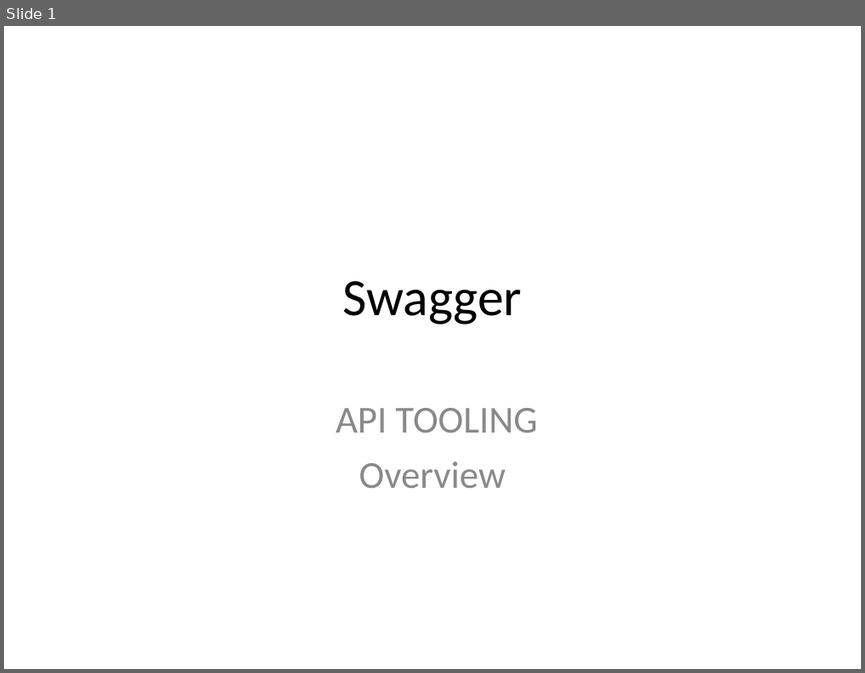
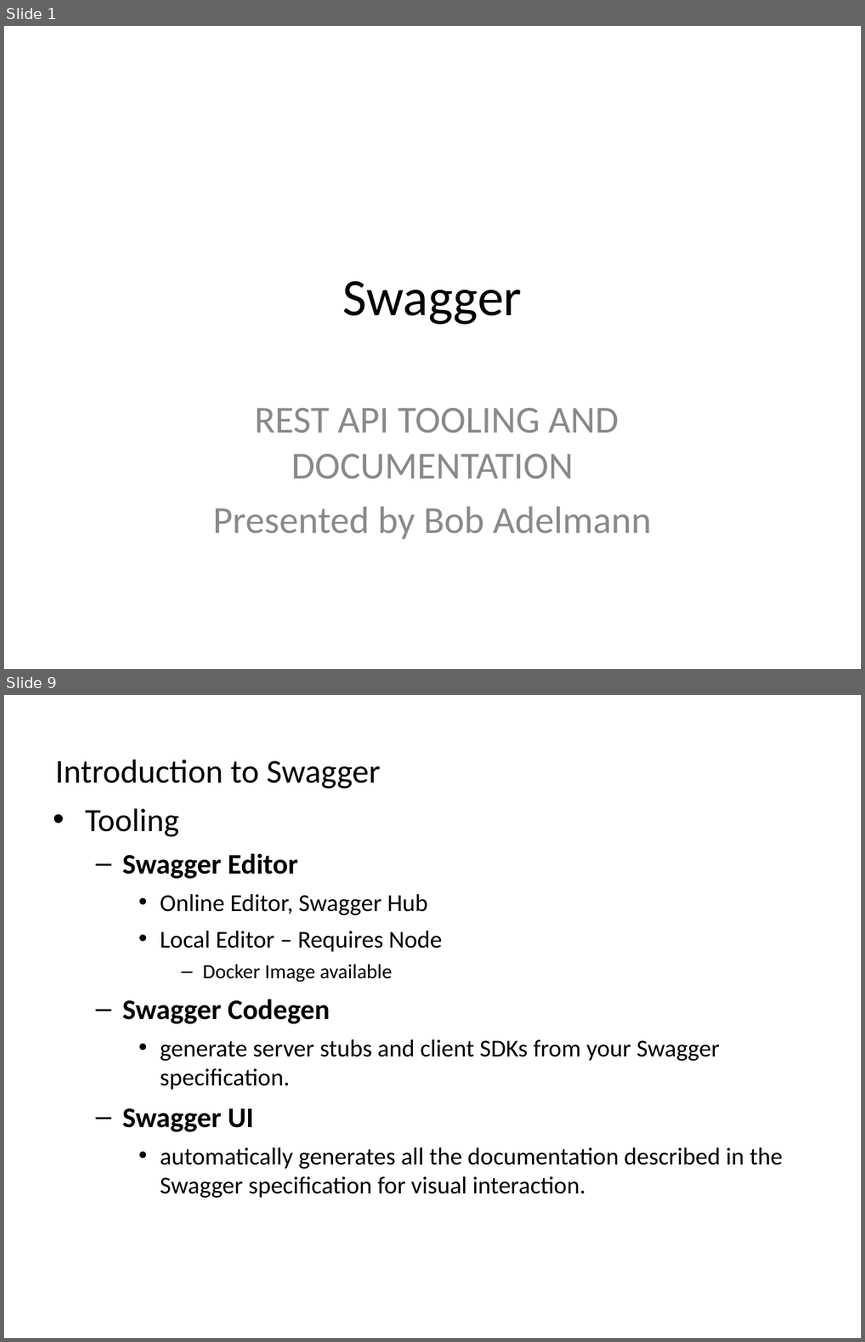
Before and after one commit to bobwares/training, a slide deck: presentations/Swagger-overview.ppt. Shown one above the other, each under a label of ours: slide 1 before the commit, slides 1 and 9 after it; the slides between them are not shown. The pictures are 865x673 and 865x1342 pixels, drawn with LibreOffice and Linux fonts; fonts in the diff are those of the drawing. Boxes give left, top, right and bottom in pixels: in the first picture for what was removed or moved away, otherwise in the second. Text is boxed around its words. In the diff, an @@ line names an element or a change of style, - is before the commit and + after.

Commit message:
Swagger Presentation:

```diff
--- a/presentations/Swagger-overview.ppt
+++ b/presentations/Swagger-overview.ppt
@@ slide 9 added at [4, 695, 861, 1338], background #FFFFFF @@
@@ text added at [55, 759, 381, 789], 28 pt, text #000000 @@
+Introduction to Swagger
@@ text added at [85, 808, 783, 1197], 20.4 pt, text #000000 @@
+• Tooling
+  – Swagger Editor
+    • Online Editor, Swagger Hub
+    • Local Editor – Requires Node
+      – Docker Image available
+  – Swagger Codegen
+    • generate server stubs and client SDKs from your Swagger specification.
+  – Swagger UI
+    • automatically generates all the documentation described in the Swagger specification for visual interaction.
@@ slide 1 changed as well @@
@@ subtitle at [213, 408, 651, 539]: text changed @@
-API TOOLING
-Overview
+REST API TOOLING AND DOCUMENTATION
+Presented by Bob Adelmann
```
Also in this commit, not shown: 2 other slides changed, 16 other slides added, 4 slides removed, 5 other files.
